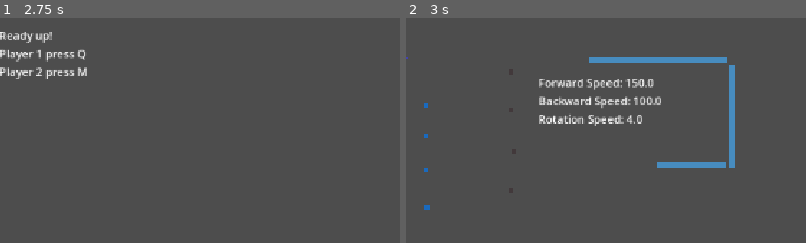
Above: before the commit, frames 1-2 (left to right).
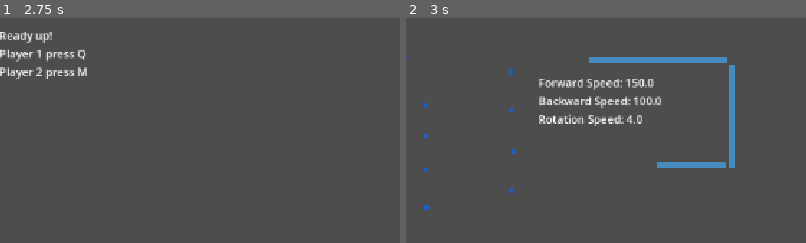
Above: after the commit, the same moments.

Repository: JoeyGiordano/TankTrouble2
Game: Godot game, scene res://game_container/game_container.tscn
Same seed, same stepped clock (60 frames per second), same inputs: the game is played once before the commit and once after it. The engine's default icon, where the game draws it, is replaced by a stand-in: a white triangle on a blue panel in a dark square.
Inputs:
- Up to frame 1 (2.75 s): click "[CutSceneOver]" at 0.5 s; click "Play" at 1.25 s; tap Q (tank1_shoot) at 2 s; hold Q (tank1_shoot) from 2.03 s (still down)
- Up to frame 2 (3 s): release Q (tank1_shoot) at 2.78 s; tap M (tank2_shoot) at 2.85 s
The pictures show only the part of the screen within x 32-82%, y 28-78%; the shares and areas given below are measured in that part.

Frame 1 is identical in both runs. In frame 2, less than 0.1% of the frame differs, in the area x 25-28%, y 22-78%.
Error after the commit: Parse Error: Invalid argument for "add_boost_with_source()" function: argument 1 should be "StatBoost" but is "ItemResource". (res://game/item/item.gd:35)

Commit message:
Completely generalized statboost
Had to redo it. Haven't tested. Hopefully it works

Diff:
--- a/game/game_manager.gd
+++ b/game/game_manager.gd
@@ -17,8 +17,8 @@
 
 func _process(_delta):
 	if in_game :
-		$Label.text = player(2).stats.as_string()
-	else : $Label.text = ""
+		$Debug_label.text = player(2).stats.as_string()
+	else : $Debug_label.text = ""
 
 func players_ready() :
 	#called when the players finish readying up in the ready_up shell_scene
--- a/game/item/item.gd
+++ b/game/item/item.gd
@@ -12,7 +12,7 @@
 	hitbox.area_entered.connect(on_area_entered)
 	hitbox.get_child(0).modulate = item_res.color
 
-func get_stats() -> Stats :
+func get_stats() -> StatBoost :
 	return item_res.get_stats()
 
 func on_area_entered(area : Area2D) :
@@ -31,4 +31,5 @@
 	hitbox.monitoring = false
 	hitbox.monitorable = false
 	hide()
-	tank.pickup_item(self)
+	reparent(tank.items)
+	tank.stats_handler.add_boost_with_source(item_res, self)
--- a/game/item/item_resource.gd
+++ b/game/item/item_resource.gd
@@ -5,39 +5,8 @@
 @export var name : String
 @export var description : String
 
-#Functions
-@export var func_names : Array[String]
-
 #Stats
-@export var forward_speed : float
-#@export var forward_speed_multiplier : float
-@export var backward_speed : float
-@export var rotation_speed : float
+@export var stat_boost : StatBoost
 
 #Other
 @export var color : Color
-
-#note that when adding a stat, a few lines need to be added in stats.gd and in get_stats() in this class
-
-func get_stats() -> Stats :
-	#create a Stats object based on the stats in this resources
-	var s = Stats.new()
-	s.forward_speed = forward_speed
-	s.backward_speed = backward_speed
-	s.rotation_speed = rotation_speed
-	return s
-
-########################################################################
-######   ITEM  SPECIFIC  FUNCTIONS    ########################################
-
-#EXAMPLE
-"""
-static func amulet_of_empowering_fear(player : Player) :
-	if (player.is_scared) :
-		player.stats.top_speed += 10
-"""
-
-static func do_nothing(tank : Tank) :
-	#for testing
-	tank.stats.backward_speed -= 200
-	if tank.on_fire : tank.stats.backward_speed = 300
--- a/game/item/items/itemxx1.tres
+++ b/game/item/items/itemxx1.tres
@@ -6,10 +6,9 @@
 script = ExtResource("1_21k6j")
 name = "itemx1"
 description = "tttt"
-func_names = Array[String](["do_nothing"])
+color = Color(0.364706, 0.760784, 0.996078, 1)
 forward_speed = 40.0
-fs_set = "add"
 backward_speed = 0.0
 rotation_speed = 0.0
-color = Color(0.364706, 0.760784, 0.996078, 1)
+func_names = Array[String](["do_nothing"])
 metadata/_custom_type_script = "uid://cl7ga7teyrqpf"
--- a/game/item/items/itemxx2.tres
+++ b/game/item/items/itemxx2.tres
@@ -6,9 +6,9 @@
 script = ExtResource("1_680lg")
 name = "itemxx2"
 description = "asdafa"
-func_names = Array[String]([])
+color = Color(0.927397, 0.406548, 0.30857, 1)
 forward_speed = 70.0
 backward_speed = -50.0
 rotation_speed = 1.0
-color = Color(0.927397, 0.406548, 0.30857, 1)
+func_names = Array[String]([])
 metadata/_custom_type_script = "uid://cl7ga7teyrqpf"
--- /dev/null
+++ b/game/tank/stats/boost_holder.gd
@@ -0,0 +1,19 @@
+class_name BoostHolder
+
+var stat_boost : StatBoost
+var source : Node
+var has_source : bool = false
+var boost_on : bool = true
+var remove : bool = false
+
+static func create_new(stat_boost_ : StatBoost) -> BoostHolder :
+	var bh = BoostHolder.new()
+	bh.stat_boost = stat_boost_
+	return bh
+
+static func create_with_source(stat_boost_ : StatBoost, source_ : Node) -> BoostHolder :
+	var bh = BoostHolder.new()
+	bh.stat_boost = stat_boost_
+	bh.source = source_
+	bh.has_source = true
+	return bh
--- /dev/null
+++ b/game/tank/stats/stat_boost.gd
@@ -0,0 +1,56 @@
+extends Resource
+class_name StatBoost
+
+#Stats
+@export var forward_speed : float
+#@export var forward_speed_multiplier : float
+@export var backward_speed : float
+@export var rotation_speed : float
+
+#Functions
+@export var func_names : Array[String]
+
+########################################################################
+######   BOOST  SPECIFIC  FUNCTIONS    #######################################
+
+#EXAMPLE
+"""
+static func amulet_of_empowering_fear(player : Player) :
+	if (player.is_scared) :
+		player.stats.top_speed += 10
+"""
+
+static func do_nothing(tank : Tank) :
+	#for testing
+	tank.stats.backward_speed -= 200
+	if tank.on_fire : tank.stats.backward_speed = 300
+
+
+######   END BOOST  SPECIFIC  FUNCTIONS    ###################################
+########################################################################
+
+# Resource functions
+
+func add(s : StatBoost) :
+	forward_speed += s.forward_speed
+	backward_speed += s.backward_speed
+	rotation_speed += s.rotation_speed
+
+func subtract(s : StatBoost) :
+	forward_speed -= s.forward_speed
+	backward_speed -= s.backward_speed
+	rotation_speed -= s.rotation_speed
+
+func copy() -> StatBoost :
+	var s = StatBoost.new()
+	s.forward_speed = forward_speed
+	s.backward_speed = backward_speed
+	s.rotation_speed = rotation_speed
+	return s
+
+func as_string() -> String :
+	var s = ""
+	s = s+"Forward Speed: " + str(forward_speed) + "\n"
+	s = s+"Backward Speed: " + str(backward_speed) + "\n"
+	s = s+"Rotation Speed: " + str(rotation_speed) + "\n"
+	return s
--- a/game/tank/stats/stats.gd
+++ /dev/null
@@ -1,36 +0,0 @@
-class_name Stats
-
-var forward_speed : float
-var backward_speed : float
-var rotation_speed : float
-
-func add_stats(s : Stats) :
-	forward_speed += s.forward_speed
-	backward_speed += s.backward_speed
-	rotation_speed += s.rotation_speed
-
-func subtract_stats(s : Stats) :
-	forward_speed -= s.forward_speed
-	backward_speed -= s.backward_speed
-	rotation_speed -= s.rotation_speed
-
-func copy() -> Stats :
-	var s = Stats.new()
-	s.forward_speed = forward_speed
-	s.backward_speed = backward_speed
-	s.rotation_speed = rotation_speed
-	return s
-
-func as_string() -> String :
-	var s = ""
-	s = s+"Forward Speed: " + str(forward_speed) + "\n"
-	s = s+"Backward Speed: " + str(backward_speed) + "\n"
-	s = s+"Rotation Speed: " + str(rotation_speed) + "\n"
-	return s
-
-static func get_tank_base_stats_copy() -> Stats :
-	var s = Stats.new()
-	s.forward_speed = 150.0
-	s.backward_speed = 100.0
-	s.rotation_speed = 4.0
-	return s
--- a/game/tank/stats/stats_handler.gd
+++ b/game/tank/stats/stats_handler.gd
@@ -2,10 +2,12 @@
 class_name StatsHandler
 
 @onready var tank : Tank = get_parent()
-@onready var unconditional_stats : Stats = Stats.get_tank_base_stats_copy() #player base stats + unconditional stats from items (updated when a new item is picked up)
+@onready var unconditional_stats : StatBoost #player starting base stats + non-reactive stats from stat boosts (updated when a new stat boost is added)
+
+var boost_list : Array[BoostHolder]
 
 func _ready() :
-	tank.stats = unconditional_stats.copy()
+	unconditional_stats = tank.stats #when everything gets started the starting base stats are stored
 
 func _process(_delta):
 	handle_process_effects()
@@ -13,20 +15,70 @@
 func handle_process_effects() :
 	#reset the stats to the non-conditional values
 	tank.stats = unconditional_stats.copy()
-	#add any conditional values
-	for item in tank.items.get_children() :
-		#calls the item specific functions, passes the player
-		for func_name in item.item_res.func_names :
+	#remove any boosts flagged for removal
+	boost_list.filter(func(bh) : return !bh.remove)
+	#add any conditional stat boosts
+	for boost_holder in boost_list :
+		#calls the boost specific functions, passes the tank
+		for func_name in boost_holder.stat_boost.func_names :
 			if func_name == "" : continue
-			item.item_res.call(func_name, tank) #this line calls a one of the static functions in the Item_Res class
+			boost_holder.stat_boost.call(func_name, tank) #this line calls a one of the static functions in the StatBoost class
 
-func handle_pickup(item : Item) :
+# Adding boosts
+
+## Only adds the stats in the passed boost to the unconditional stats (the boost is not added to boost_list so its function will never be called)
+## Cannot undo, except by calling subtract_boost_stats() and passing the same boost.
+func add_boost_stats(boost : StatBoost) :
+	unconditional_stats.add(boost) #see register_boost_holder() for explaination
+
+## Creates and adds a new BoostHolder associated with a source
+## Returns the BoostHolder (you don't have to do anything with it)
+func add_boost_with_source(boost : StatBoost, source : Node) -> BoostHolder :
+	var bh := BoostHolder.create_with_source(boost, source)
+	register_boost_holder(bh)
+	return bh
+
+## Creates and adds a new BoostHolder (not associated with a source)
+## Returns the BoostHolder (you don't have to do anything with it)
+## Alternatively, set the remove flag on StatBoost to true and it will be removed during the next frame (do this if you don't have a reference to the stats_handler anymore)
+func add_boost(boost : StatBoost) -> BoostHolder :
+	#adds a boost
+	var bh = BoostHolder.create_new(boost)
+	register_boost_holder(bh)
+	return bh
+
+## Don't call this. Use add_boost() or add_boost_with_source()
+func register_boost_holder(bh : BoostHolder) :
+	#add the boost holder to the boost list
+	boost_list.append(bh)
 	#change the unconditional stats (eg if the item has damage +2, the player unconditional_stats damage will increase by 2)
-	unconditional_stats.add_stats(item.get_stats())
-	#here we could also add something for a special on_pickup() for each item if need be
+	unconditional_stats.add(bh.stat_boost)
+	#here we could also add something for a special on_added() for each boost if we want
 
-func handle_drop(item : Item) :
-	#if destroy is false, the item should be reparented
+# Removing boosts
+
+## Only subtracts the stats in the passed boost to the unconditional stats (calling this does not affect the boost_list)
+## Cannot undo, except by calling add_boost_stats() and passing the same boost.
+func subtract_boost_stats(boost : StatBoost) :
+	unconditional_stats.subtract(boost) #see unregister_boost_holder() for explaination
+
+## Removes all boosts (from the boost list of this Stats Handler) that have the passed source as their source
+func remove_all_boosts_from_source(source : Node) :
+	for i in range(boost_list.size(), 1, 0) :
+		if boost_list.get(i).source == source :
+			unregister_boost_holder(boost_list.get(i))
+
+## Removes a Boost contained in the passed Boost Holder
+func remove_boost(holder : BoostHolder) :
+	unregister_boost_holder(holder)
+
+## Don't call this. Use remove_boost() or remove_all_boosts_from_source()
+func unregister_boost_holder(bh : BoostHolder) :
 	#change the unconditional stats (eg if the item has damage +2, the player unconditional_stats damage will decrease by 2)
-	unconditional_stats.subtract_stats(item.get_stats())
-	#here we could also add something for a special on_drop() for each item if need be
+	unconditional_stats.subtract(bh.stat_boost) #item.item_res is an ItemResource which is an extension of StatBoost
+	#here we could also add something for a special on_removed() for each boost if need be
+	#remove the boost holder from the boost list (boost holders are not added to lists twice)
+	for i in boost_list.size() :
+		if bh == boost_list[i] :
+			boost_list.remove_at(i)
+			break
--- a/game/tank/tank.gd
+++ b/game/tank/tank.gd
@@ -1,14 +1,25 @@
 extends Node
 class_name Tank
 
+## The Tank class is the control center for the tank. This script is attached to the Tank Node.
+## This class manages the internal state of the tank (including the state of the Tank Nodes children)
+## and acts as a point of contact for external nodes to reference inside tank and act on its state.
+## It is a set structure (ie we always know the hierarchy of nodes under tank) which makes it easy
+## for internal and external nodes. Anything that is added to this script should only affect the internal
+## state of the tank and should NOT affect the state of external nodes, to compartmentalize, prevent
+## clutter, and make it harder to leave out of date code here. A good example is Item, which when picked
+## up completely manages adding itself into the items list and giving the boost to the stats_handler,
+## instead of having a pickup_item(Item) function in tank that does that stuff.
+
 @export var id = 0 # 1,2,3,etc for player; -1,-2,-3,etc for non-player
+@export var stats : StatBoost # we use a stat boost to store the tanks stats (it holds all the info we need it to hold)
+
 
 @onready var tank_rigidbody : TankRigidbody = $TankRigidbody
 @onready var items : Node = $Items
 @onready var stats_handler : StatsHandler = $StatsHandler
 static var tank_scene : PackedScene = preload("res://game/tank/tank.tscn")
 
-var stats : Stats
 var move_input : Vector2 = Vector2.ZERO
 var input_locked = false #allows/disallows input map input from controlling tank, should be used for scene transitions etc
 var dead = false
@@ -94,17 +105,6 @@
 func get_input_tag(action : String = "") -> String :
 	return "tank" + str(id) + action
 
-# Item
-
-func pickup_item(item : Item) :
-	item.reparent(items)
-	stats_handler.handle_pickup(item)
-
-func drop_item(item : Item) :
-	#if destroy is false, you should be reparenting the item
-	stats_handler.handle_drop(item)
-	item.queue_free()
-
 #MISC RESOURCE
 
 func lock() :
--- a/game/tank/tank.tscn
+++ b/game/tank/tank.tscn
@@ -1,15 +1,25 @@
-[gd_scene load_steps=6 format=3 uid="uid://ddq1u3wwk2bwj"]
+[gd_scene load_steps=8 format=3 uid="uid://ddq1u3wwk2bwj"]
 
 [ext_resource type="Script" uid="uid://b2q2mhktsf8jw" path="res://game/tank/tank.gd" id="1_77ink"]
 [ext_resource type="Script" uid="uid://bxduchl0yk352" path="res://game/tank/rigidbody/tank_rigidbody.gd" id="2_2mifv"]
+[ext_resource type="Script" uid="uid://8jp733sld27f" path="res://game/tank/stats/stat_boost.gd" id="2_tldmv"]
 [ext_resource type="PackedScene" uid="uid://2su3htx11obo" path="res://game/tank/loadouts/basic/basic_tankloadout.tscn" id="3_ilbjp"]
 [ext_resource type="Script" uid="uid://bqi7mptlmtaa6" path="res://game/tank/stats/stats_handler.gd" id="4_77ink"]
+
+[sub_resource type="Resource" id="Resource_fa0tr"]
+script = ExtResource("2_tldmv")
+forward_speed = 150.0
+backward_speed = 100.0
+rotation_speed = 4.0
+func_names = Array[String]([])
+metadata/_custom_type_script = "uid://8jp733sld27f"
 
 [sub_resource type="PhysicsMaterial" id="PhysicsMaterial_p4mbc"]
 friction = 0.5
 
 [node name="Tank" type="Node"]
 script = ExtResource("1_77ink")
+stats = SubResource("Resource_fa0tr")
 
 [node name="TankRigidbody" type="RigidBody2D" parent="."]
 collision_layer = 2
--- a/game_container/game_container.tscn
+++ b/game_container/game_container.tscn
@@ -14,7 +14,7 @@
 
 [node name="Bullets" type="Node" parent="GameManager"]
 
-[node name="Label" type="Label" parent="GameManager"]
+[node name="Debug_label" type="Label" parent="GameManager"]
 offset_left = 206.0
 offset_top = 24.0
 offset_right = 246.0
Not shown, added: game/tank/stats/boost_holder.gd.uid
Renamed: game/tank/stats/stats.gd.uid -> game/tank/stats/stat_boost.gd.uid
